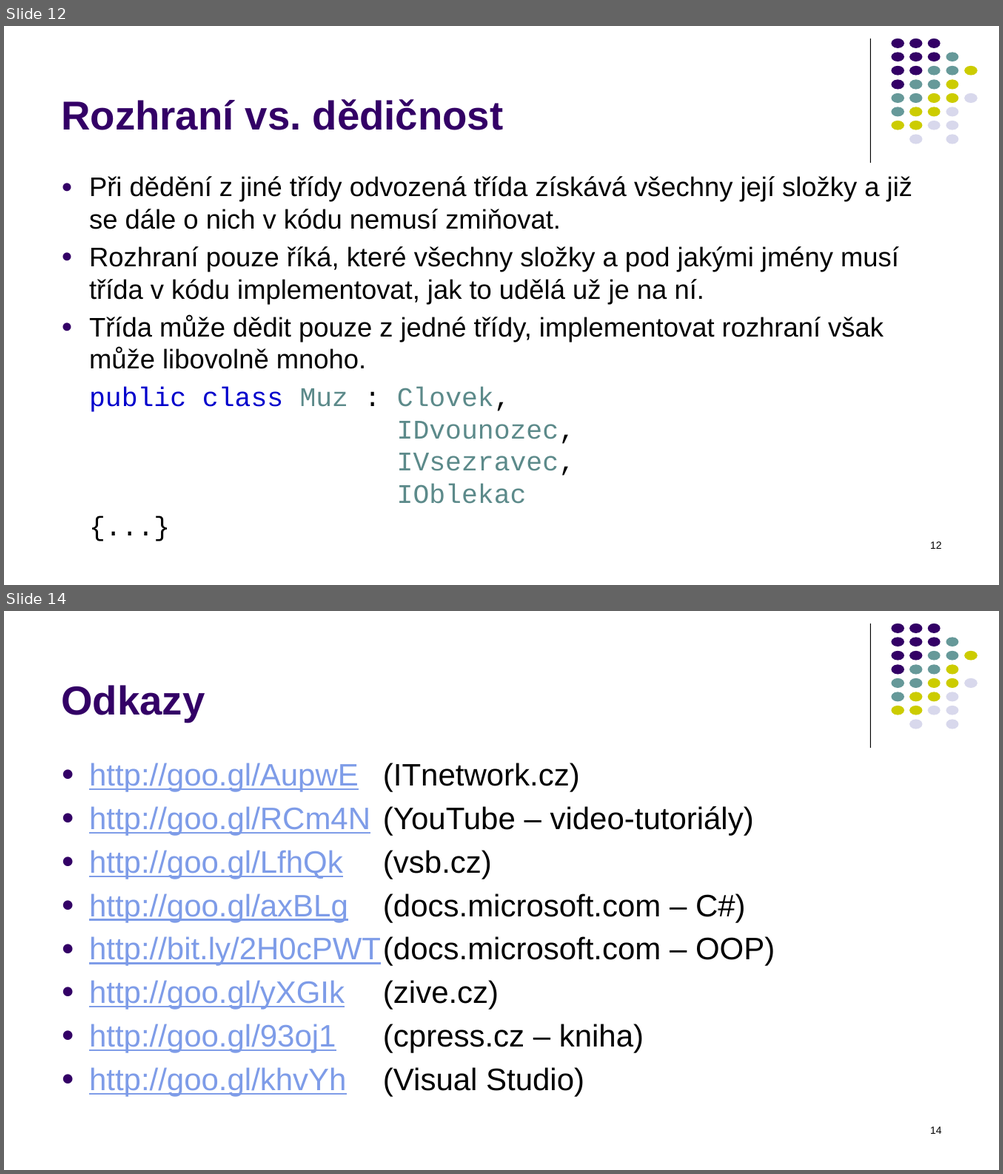
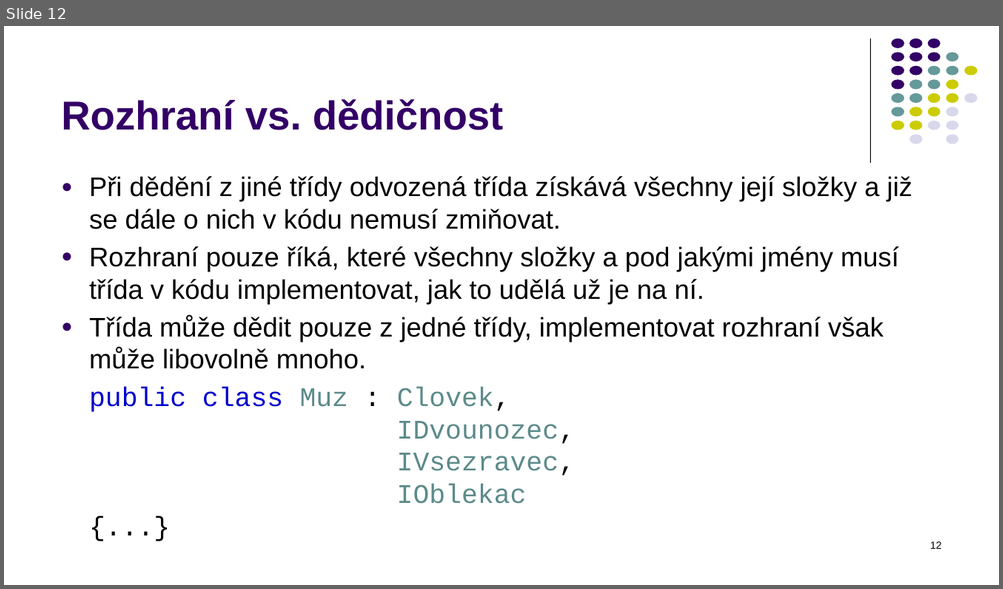
Before and after one commit to PetrVobornik/prednasky, a slide deck: Xamarin.Forms/01-OOP-a-NET/OOP-2-dedicnost.ppsx. Shown one above the other, each under a label of ours: slides 12 and 14 before the commit, slide 12 after it; the slides between them are not shown. The pictures are 1003x1174 and 1003x589 pixels, drawn with LibreOffice and Linux fonts; fonts in the diff are those of the drawing. Boxes give left, top, right and bottom in pixels: in the first picture for what was removed or moved away, otherwise in the second. Text is boxed around its words. In the diff, an @@ line names an element or a change of style, - is before the commit and + after.

```diff
--- a/Xamarin.Forms/01-OOP-a-NET/OOP-2-dedicnost.ppsx
+++ b/Xamarin.Forms/01-OOP-a-NET/OOP-2-dedicnost.ppsx
@@ slide 14 removed at (x1=4, y1=611, x2=999, y2=1170), background #FFFFFF; not listed: 32 template elements that a slide beside it also shows @@
@@ title removed at (x1=61, y1=685, x2=205, y2=722) @@
-Odkazy
@@ text removed at (x1=89, y1=763, x2=774, y2=1096) @@
-● http://goo.gl/AupwE (ITnetwork.cz)
-● http://goo.gl/RCm4N (YouTube – video-tutoriály)
-● http://goo.gl/LfhQk (vsb.cz)
-● http://goo.gl/axBLg (docs.microsoft.com – C#)
-● http://bit.ly/2H0cPWT (docs.microsoft.com – OOP)
-● http://goo.gl/yXGIk (zive.cz)
-● http://goo.gl/93oj1 (cpress.cz – kniha)
-● http://goo.gl/khvYh (Visual Studio)
@@ page number removed at (x1=930, y1=1127, x2=942, y2=1134) @@
-14
```
Also in this commit, not shown: 1 slide changed, 8 other files.
